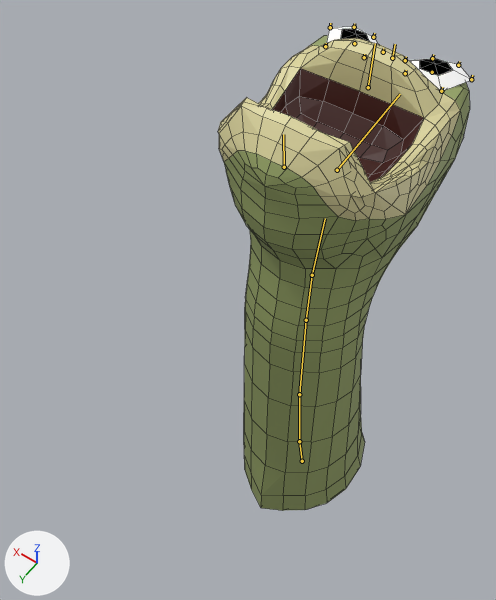
The Blender file BlenderModels/Kracken.blend, before and after one commit.
Camera for both pictures: a camera (50 mm lens) standing at (-3.37, 6.81, 15.27) and looking at (1.04, 0.63, 5.55). The lights are fixed; the arrows at lower left show +X, +Y and +Z. The picture after the commit comes second. Both versions are drawn at the pose saved in each file; the numbers are the values there. The bones that bend it are drawn over the model as lines. Mesh edges are drawn as thin lines.

The first picture shows 'Eyes', 'NeckAndHead'.
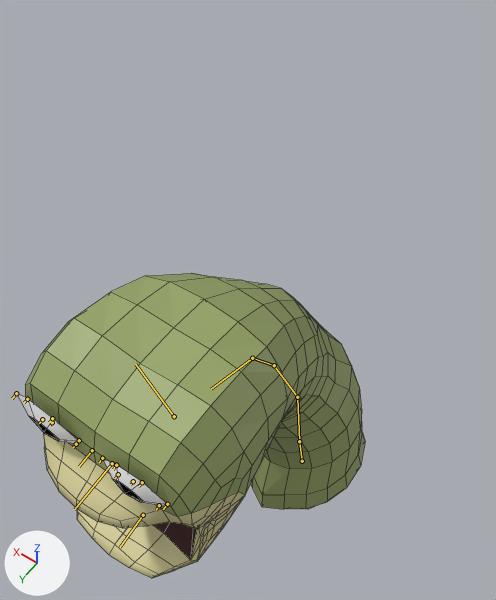
Location of each change, [x1, y1, x2, y2] in pixels of the pictures (496 x 600 px):
'NeckAndHead', posed (35% wider, 36% shorter)
    before: [218, 35, 470, 511]
    after: [25, 273, 365, 578]
'Eyes', posed (77% taller)
    before: [326, 27, 472, 90]
    after: [17, 394, 168, 506]
bone 'LowerTorso', root to tip
    before: (299, 441) to (299, 394)
    after: (299, 441) to (297, 397)
bone 'UpperTorso', root to tip
    before: (299, 394) to (306, 320)
    after: (297, 397) to (274, 365)
bone 'Neck', root to tip
    before: (306, 320) to (312, 275)
    after: (274, 365) to (252, 358)
bone 'LowerHead', root to tip
    before: (312, 275) to (325, 218)
    after: (252, 358) to (211, 389)
bone 'UpperHead', root to tip
    before: (337, 170) to (400, 94)
    after: (174, 416) to (135, 364)

The edits, one by one:
Bone 'LowerTorso' (bone_lowertorso) turns from (0, 0, 0) to (-1, 0, 0) degrees about its own x, y and z.
Bone 'UpperTorso' (bone_uppertorso) turns from (0, 0, 0) to (-19, 0, 0) degrees about its own x, y and z.
Bone 'Neck' (bone_neck) turns from (0, 0, 0) to (-12, 0, 0) degrees about its own x, y and z.
Bone 'LowerHead' (bone_lowerhead) turns from (0, 0, 0) to (-44, 0, 0) degrees about its own x, y and z.
Bone 'UpperHead' (bone_upperhead) turns from (0, 0, 0) to (-20, 0, 0) degrees about its own x, y and z.
